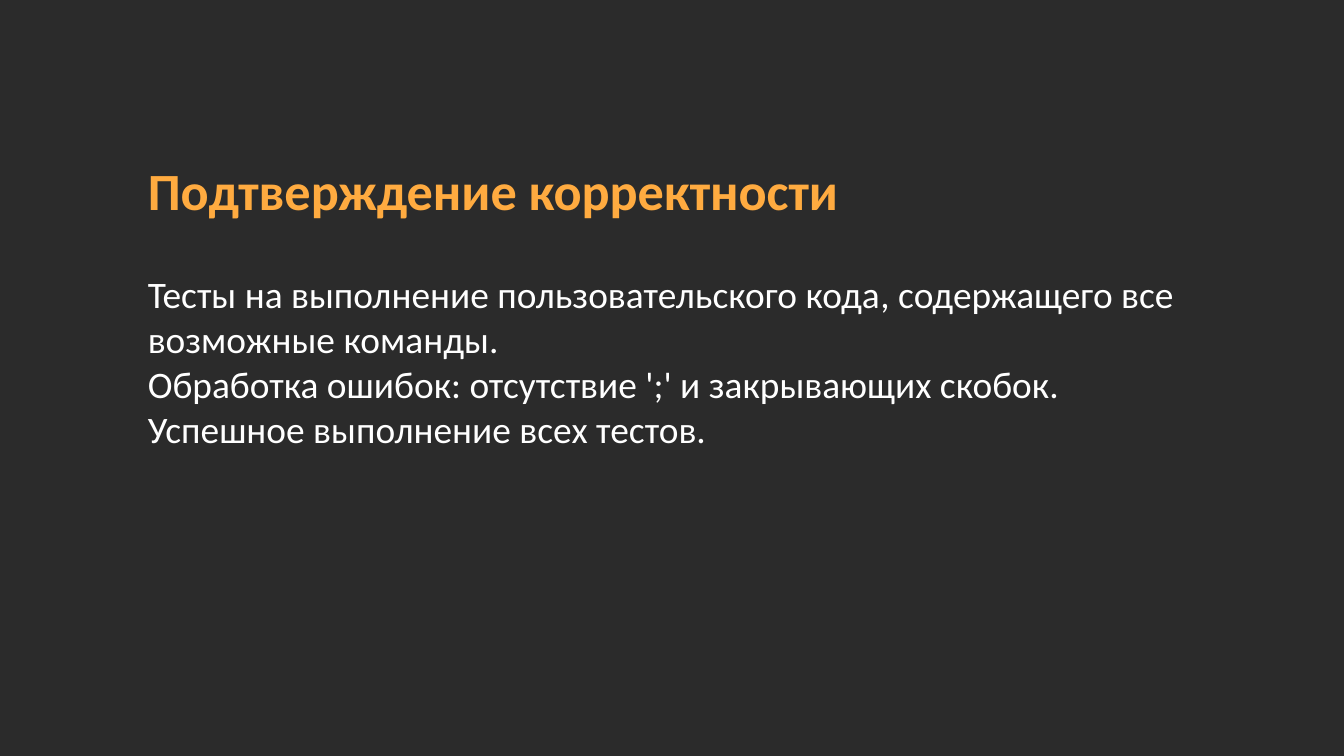
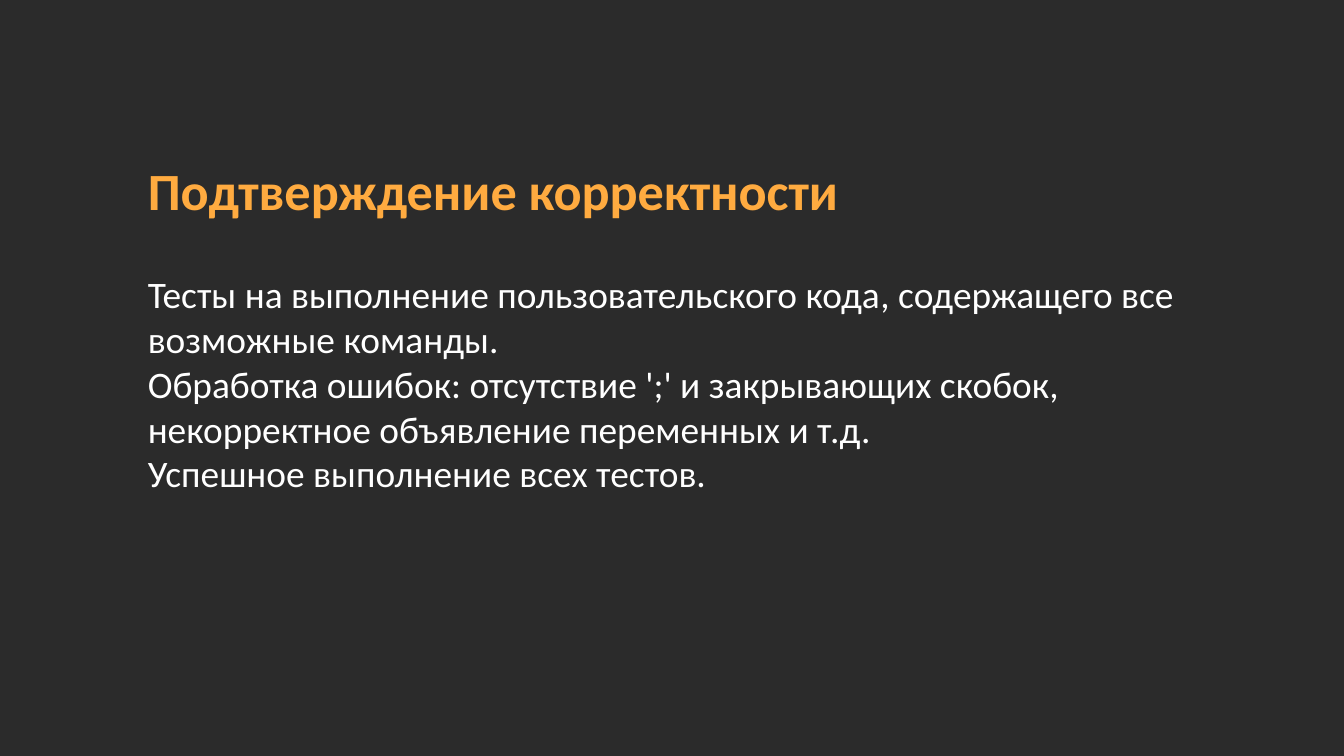
Before and after one commit to midnsun/mp2-2024-lab7-interpretator, a slide deck: slide 11 of Презентация_лабораторная_Интерпретатор_Загрядсков_Максим_Болтенков_Станислав_3823Б1ПМ1_1.pptx. Drawn at 1344x756 pixels with LibreOffice and Linux fonts; fonts in the diff are those of the drawing; background and template pictures are left out; a plain dark background stands for a picture behind light text. Boxes give left, top, right and bottom in pixels: in the first picture for what was removed or moved away, otherwise in the second. Text is boxed around its words. In the diff, an @@ line names an element or a change of style, - is before the commit and + after.

```diff
--- a/Презентация_лабораторная_Интерпретатор_Загрядсков_Максим_Болтенков_Станислав_3823Б1ПМ1_1.pptx
+++ b/Презентация_лабораторная_Интерпретатор_Загрядсков_Максим_Болтенков_Станислав_3823Б1ПМ1_1.pptx
@@ text at bbox=[148, 284, 1173, 488]: text changed @@
-Тесты на выполнение пользовательского кода, содержащего все возможные команды.
-Обработка ошибок: отсутствие ';' и закрывающих скобок.
-Успешное выполнение всех тестов.
+Тесты на выполнение пользовательского кода, содержащего все возможные команды.
+Обработка ошибок: отсутствие ';' и закрывающих скобок, некорректное объявление переменных и т.д.
+Успешное выполнение всех тестов.
```
Also in this commit, not shown: 1 other slide changed.
